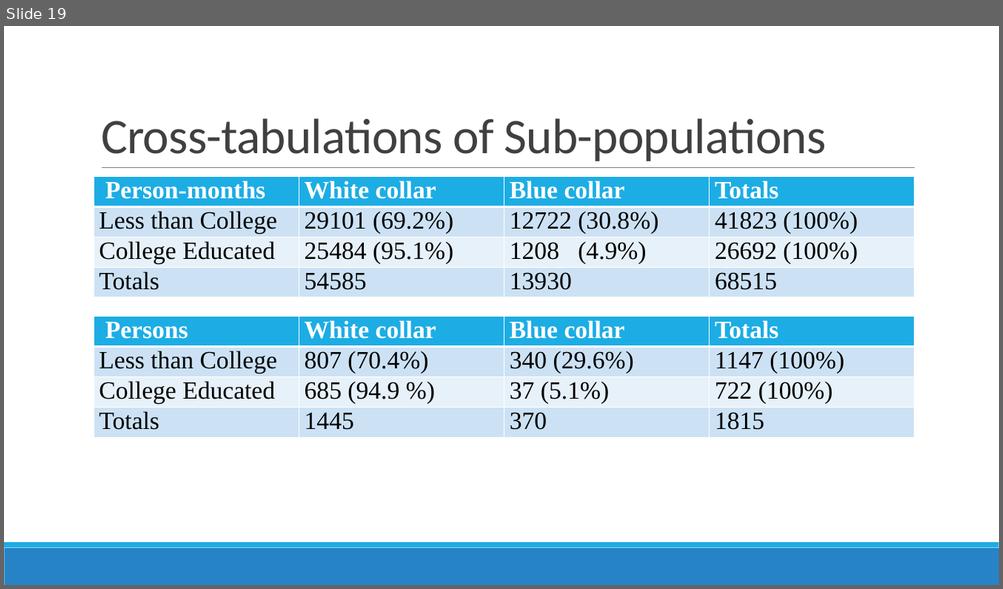
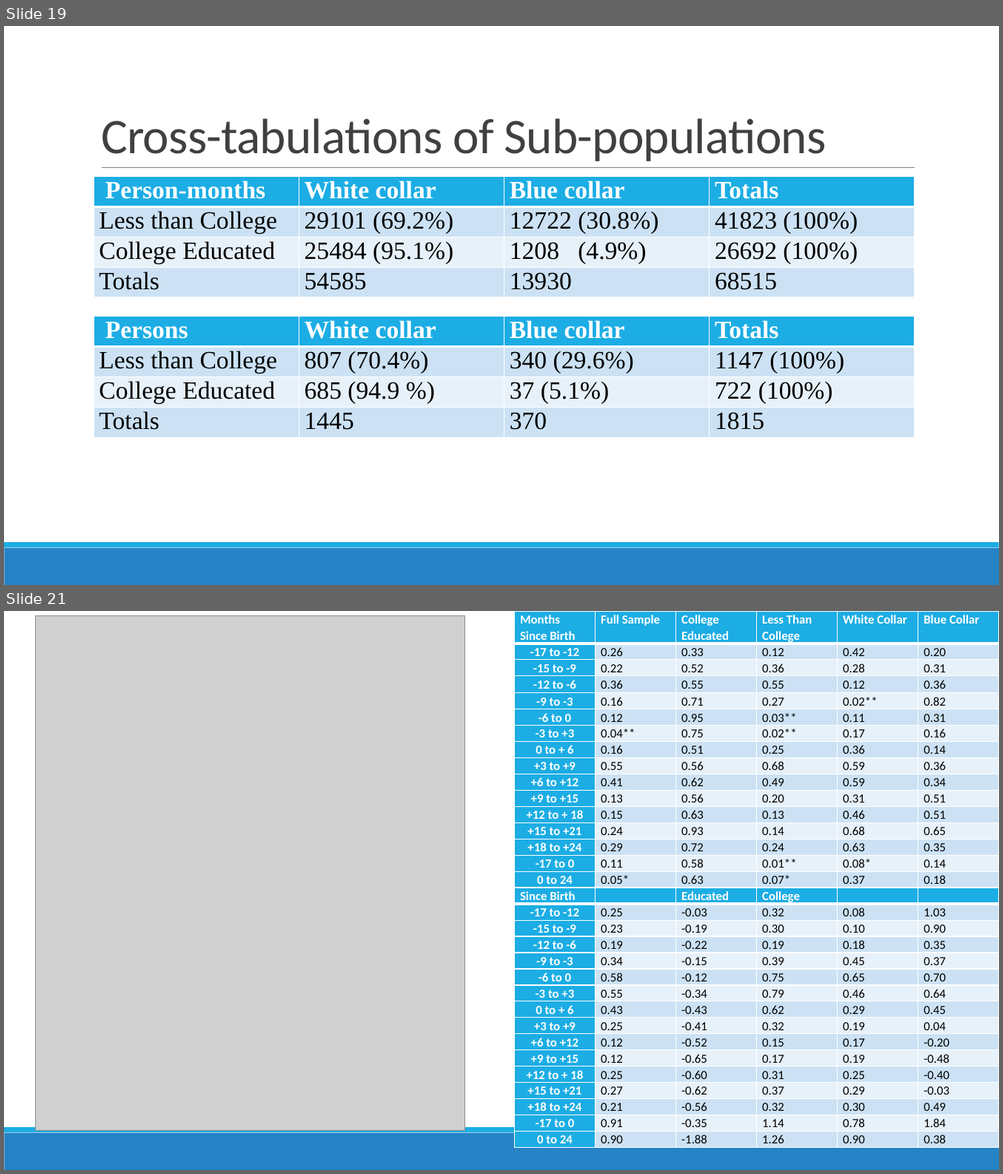
Before and after one commit to alexgoldsmith/Thesis, a slide deck: Thesis.pptx. Shown one above the other, each under a label of ours: slide 19 before the commit, slides 19 and 21 after it; the slides between them are not shown. The pictures are 1003x589 and 1003x1174 pixels, drawn with LibreOffice and Linux fonts; fonts in the diff are those of the drawing; grey boxes stand for pictures. Boxes give left, top, right and bottom in pixels: in the first picture for what was removed or moved away, otherwise in the second. Text is boxed around its words. In the diff, an @@ line names an element or a change of style, - is before the commit and + after.

```diff
--- a/Thesis.pptx
+++ b/Thesis.pptx
@@ slide 21 added at [4, 611, 999, 1170], background #FFFFFF; not listed: 2 template elements that a slide beside it also shows @@
@@ picture added at [35, 615, 464, 1131] @@
@@ table added at [515, 611, 998, 1147], 16 rows, 6 columns @@
+Months Since Birth | Full Sample | College Educated | Less Than College | White Collar | Blue Collar
+-17 to -12 | 0.26 | 0.33 | 0.12 | 0.42 | 0.20
+-15 to -9 | 0.22 | 0.52 | 0.36 | 0.28 | 0.31
+-12 to -6 | 0.36 | 0.55 | 0.55 | 0.12 | 0.36
+-9 to -3 | 0.16 | 0.71 | 0.27 | 0.02** | 0.82
+-6 to 0 | 0.12 | 0.95 | 0.03** | 0.11 | 0.31
+-3 to +3 | 0.04** | 0.75 | 0.02** | 0.17 | 0.16
+0 to + 6 | 0.16 | 0.51 | 0.25 | 0.36 | 0.14
++3 to +9 | 0.55 | 0.56 | 0.68 | 0.59 | 0.36
++6 to +12 | 0.41 | 0.62 | 0.49 | 0.59 | 0.34
++9 to +15 | 0.13 | 0.56 | 0.20 | 0.31 | 0.51
++12 to + 18 | 0.15 | 0.63 | 0.13 | 0.46 | 0.51
++15 to +21 | 0.24 | 0.93 | 0.14 | 0.68 | 0.65
++18 to +24 | 0.29 | 0.72 | 0.24 | 0.63 | 0.35
+-17 to 0 | 0.11 | 0.58 | 0.01** | 0.08* | 0.14
+0 to 24 | 0.05* | 0.63 | 0.07* | 0.37 | 0.18
@@ table added at [515, 872, 998, 1147], 16 rows, 6 columns @@
+Months Since Birth | Full Sample | College Educated | Less Than College | White Collar | Blue Collar
+-17 to -12 | 0.25 | -0.03 | 0.32 | 0.08 | 1.03
+-15 to -9 | 0.23 | -0.19 | 0.30 | 0.10 | 0.90
+-12 to -6 | 0.19 | -0.22 | 0.19 | 0.18 | 0.35
+-9 to -3 | 0.34 | -0.15 | 0.39 | 0.45 | 0.37
+-6 to 0 | 0.58 | -0.12 | 0.75 | 0.65 | 0.70
+-3 to +3 | 0.55 | -0.34 | 0.79 | 0.46 | 0.64
+0 to + 6 | 0.43 | -0.43 | 0.62 | 0.29 | 0.45
++3 to +9 | 0.25 | -0.41 | 0.32 | 0.19 | 0.04
++6 to +12 | 0.12 | -0.52 | 0.15 | 0.17 | -0.20
++9 to +15 | 0.12 | -0.65 | 0.17 | 0.19 | -0.48
++12 to + 18 | 0.25 | -0.60 | 0.31 | 0.25 | -0.40
++15 to +21 | 0.27 | -0.62 | 0.37 | 0.29 | -0.03
++18 to +24 | 0.21 | -0.56 | 0.32 | 0.30 | 0.49
+-17 to 0 | 0.91 | -0.35 | 1.14 | 0.78 | 1.84
+0 to 24 | 0.90 | -1.88 | 1.26 | 0.90 | 0.38
```
Also in this commit, not shown: 9 other slides added.
